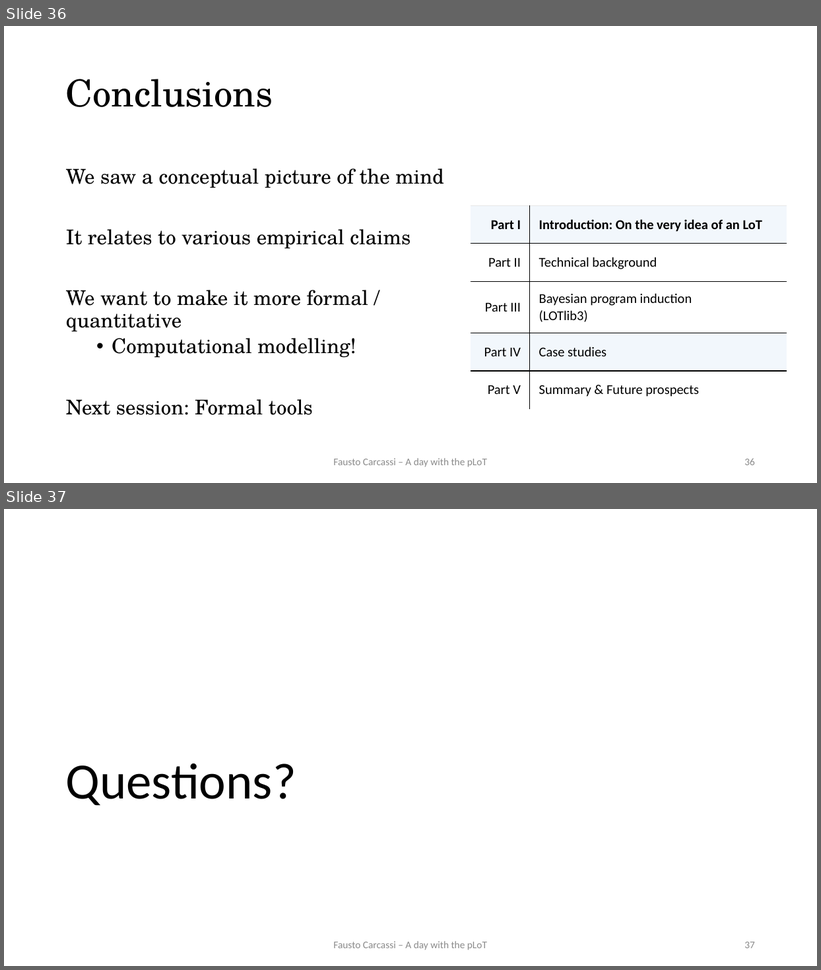
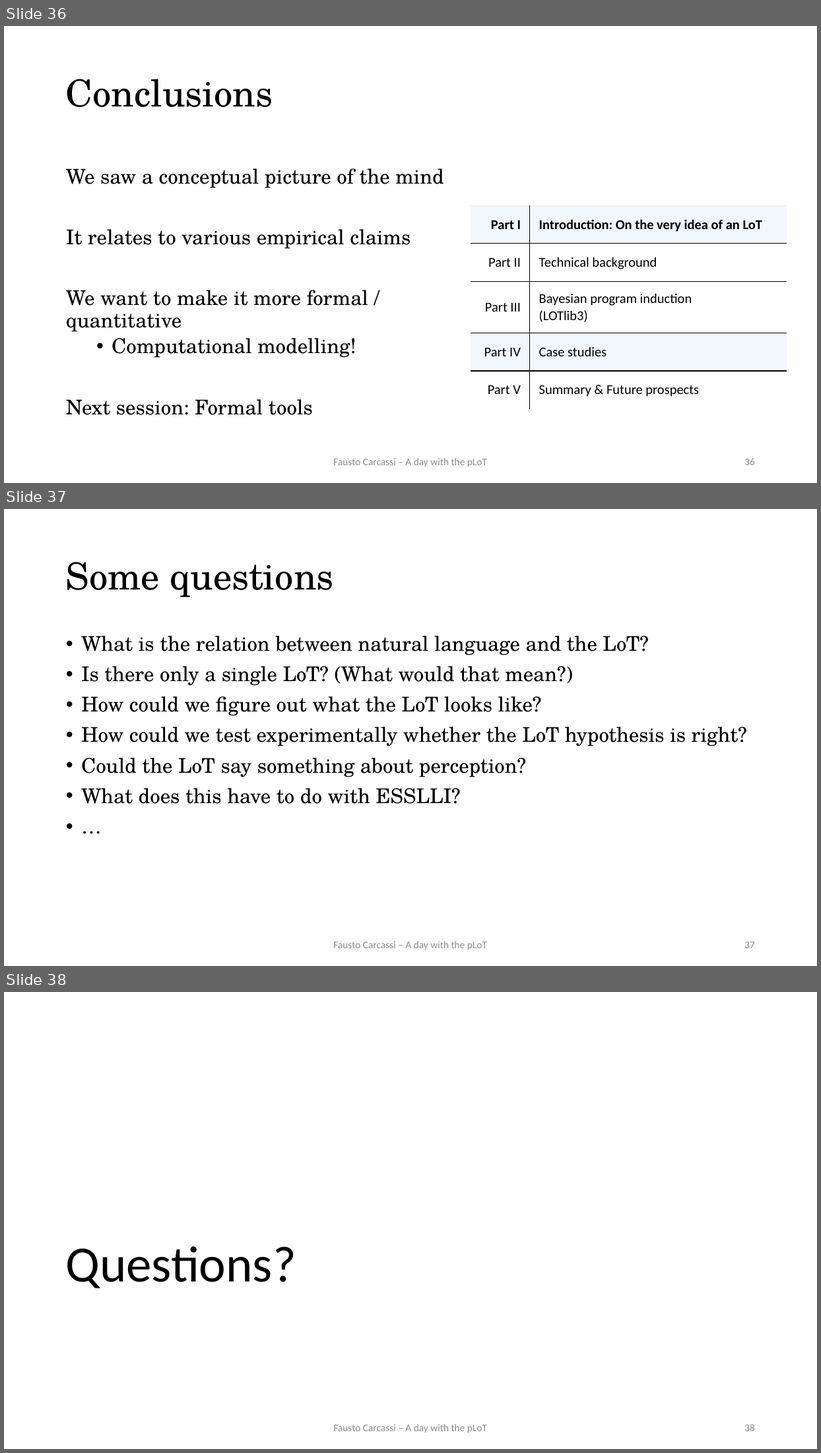
Before and after one commit to thelogicalgrammar/pLoT_workshop, a slide deck: book/lectures/1.pptx. Shown one above the other, each under a label of ours: slides 36 and 37 before the commit, slides 36, 37 and 38 after it. The pictures are 821x970 and 821x1453 pixels, drawn with LibreOffice and Linux fonts; fonts in the diff are those of the drawing. Boxes give left, top, right and bottom in pixels: in the first picture for what was removed or moved away, otherwise in the second. Text is boxed around its words. In the diff, an @@ line names an element or a change of style, - is before the commit and + after.

```diff
--- a/book/lectures/1.pptx
+++ b/book/lectures/1.pptx
@@ slide 37 added at (4, 509, 817, 966), background #FFFFFF @@
@@ title added at (66, 562, 334, 597), 44 pt, text #000000 @@
+Some questions
@@ text added at (81, 636, 747, 804), 24 pt, text #000000 @@
+• What is the relation between natural language and the LoT?
+• Is there only a single LoT? (What would that mean?)
+• How could we figure out what the LoT looks like?
+• How could we test experimentally whether the LoT hypothesis is right?
+• Could the LoT say something about perception?
+• What does this have to do with ESSLLI?
+• …
@@ text added at (333, 941, 487, 951), 12 pt, text #8C8C8C @@
+Fausto Carcassi – A day with the pLoT
@@ page number added at (745, 942, 755, 949), 12 pt, text #8C8C8C @@
+37
@@ what was slide 37 is now slide 38 @@
@@ page number at (745, 1424, 755, 1432): text changed @@
-37
+38
```
Also in this commit, not shown: 6 slides changed, 8 other files.
